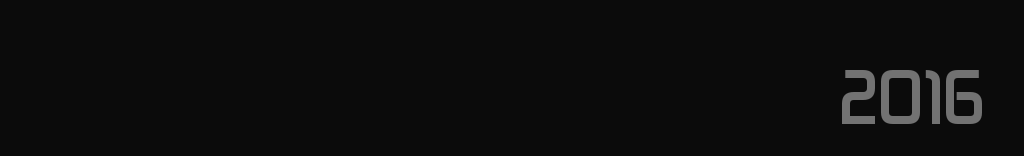
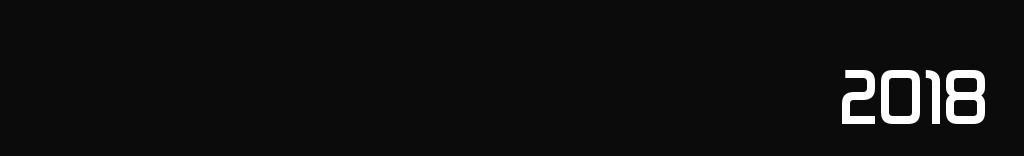
Comparing the layer stacks of the two 1024x156 images. Changes:
added layer "2018 #1" above "2018" over [842, 70, 985, 124]
renamed "2016" to "2018", hid it, painted on it over [842, 70, 985, 124]
